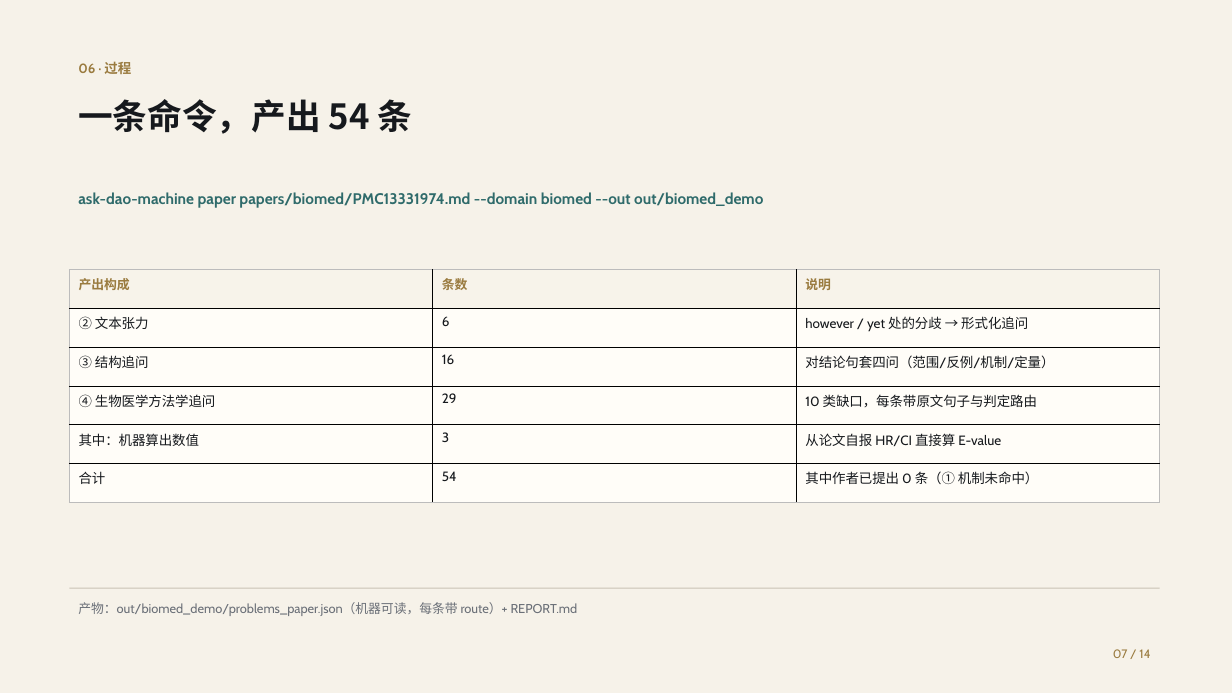
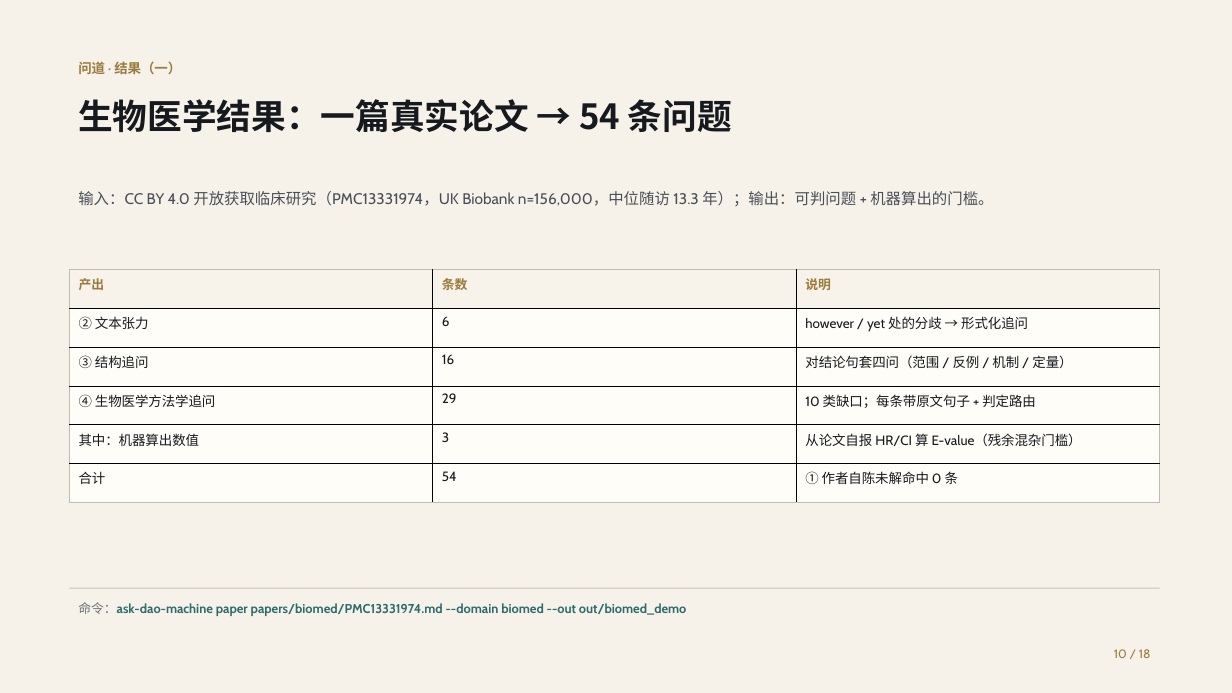
Before and after one commit to shikunpneg/ask-dao, a slide deck: slide 10 of docs/ppt/ask-dao-biomed-deck.pptx (slide 7 before the commit). Drawn at 1232x693 pixels with LibreOffice and Linux fonts; fonts in the diff are those of the drawing. Boxes give left, top, right and bottom in pixels: in the first picture for what was removed or moved away, otherwise in the second. Text is boxed around its words. In the diff, an @@ line names an element or a change of style, - is before the commit and + after.

Commit message:
PPT 重构为你要的结构：原理（先讲）→ dao v0.3 结果 → 问道结果 → 扩展结果（其他领域），每块带「为什么是新问题/新知识」的验证；18 页

```diff
--- a/docs/ppt/ask-dao-biomed-deck.pptx
+++ b/docs/ppt/ask-dao-biomed-deck.pptx
@@ text at box(78, 61, 181, 74): text changed @@
-06 · 过程
+问道 · 结果（一）
@@ text at box(78, 99, 732, 132): text changed @@
-一条命令，产出 54 条
+生物医学结果：一篇真实论文 → 54 条问题
@@ text at box(78, 191, 993, 206): text changed; text colour #2F6B6B to #4A4F57; bold off @@
-ask-dao-machine paper papers/biomed/PMC13331974.md --domain biomed --out out/biomed_demo
+输入：CC BY 4.0 开放获取临床研究（PMC13331974，UK Biobank n=156,000，中位随访 13.3 年）；输出：可判问题 + 机器算出的门槛。
@@ table at box(69, 270, 1159, 503) @@
-row 1, column 1: 产出构成
+row 1, column 1: 产出
-row 3, column 3: 对结论句套四问（范围/反例/机制/定量）
+row 3, column 3: 对结论句套四问（范围 / 反例 / 机制 / 定量）
-row 4, column 3: 10 类缺口，每条带原文句子与判定路由
+row 4, column 3: 10 类缺口；每条带原文句子 + 判定路由
-row 5, column 3: 从论文自报 HR/CI 直接算 E-value
+row 5, column 3: 从论文自报 HR/CI 算 E-value（残余混杂门槛）
-row 6, column 3: 其中作者已提出 0 条（① 机制未命中）
+row 6, column 3: ① 作者自陈未解命中 0 条
@@ text at box(78, 602, 687, 616): text changed; text colour #6B7078 to #2F6B6B; bold on @@
-产物：out/biomed_demo/problems_paper.json（机器可读，每条带 route）+ REPORT.md
+命令：ask-dao-machine paper papers/biomed/PMC13331974.md --domain biomed --out out/biomed_demo
@@ text at box(1114, 649, 1151, 658): text changed @@
-07 / 14
+10 / 18
```
Also in this commit, not shown: 7 other slides changed, 10 slides added, 6 slides removed, 21 other files.
